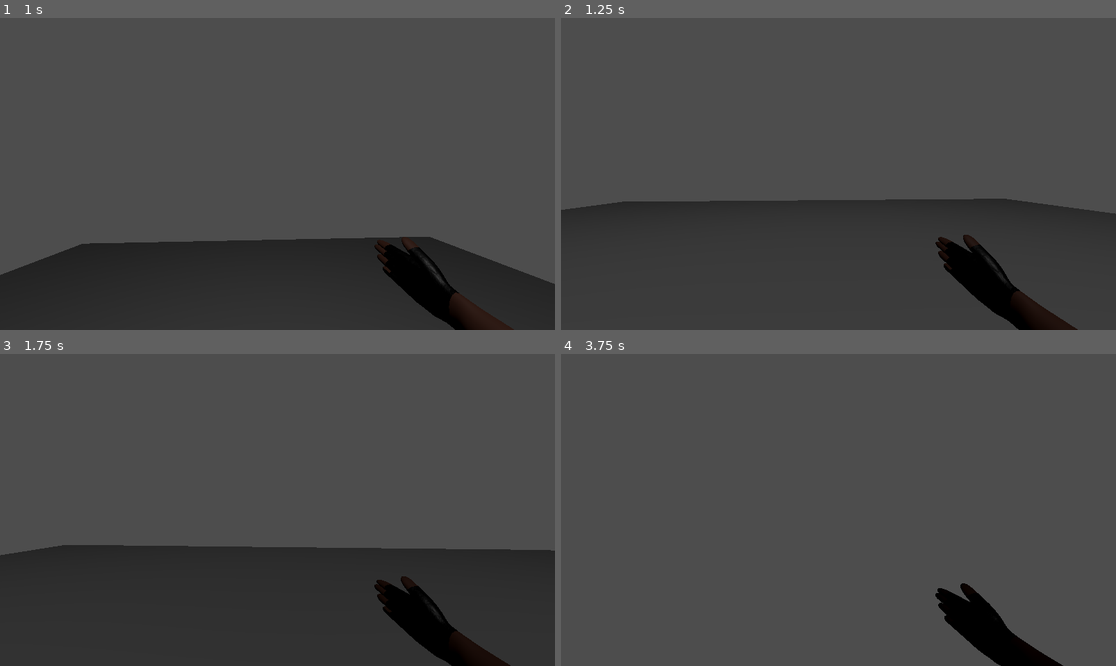
Above: before the commit, frames 1-4 (two rows, left to right).
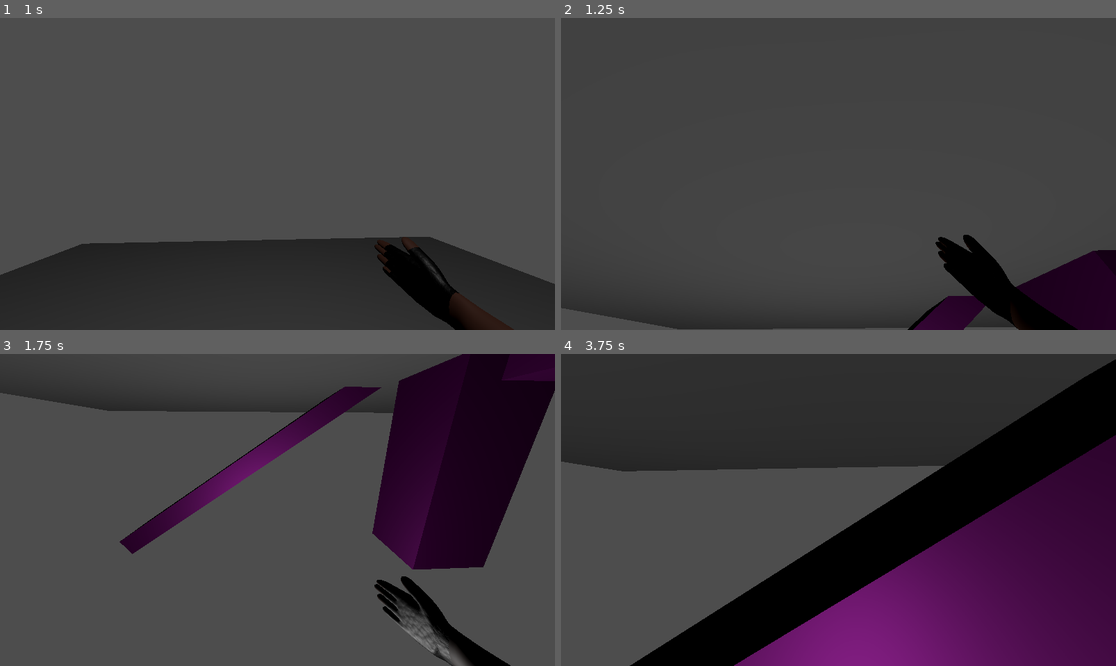
Above: after the commit, the same moments.

Repository: big-man-brendan/Vertigo
Game: Godot game, scene res://Scenes/test_bench.tscn
Same seed, same stepped clock (60 frames per second), same inputs: the game is played once before the commit and once after it.
Inputs (mouse positions are in pixels of both pictures, inside the frame that each line leads up to):
- Up to frame 1 (1 s): tap Enter (ui_accept) at 0.5, 0.77 s; move the mouse to (305, 174) at 0.52 s; hold W (Forward) from 0.53 s (still down); hold Shift (Shift) from 0.53 s (still down)
- Up to frame 2 (1.25 s): keep holding W (Forward); keep holding Shift (Shift)
- Up to frame 3 (1.75 s): keep holding W (Forward); move the mouse to (249, 510) at 1.27 s; release Shift (Shift) at 1.28 s; tap Shift (Shift) at 1.35 s; tap Enter (ui_accept) at 1.52 s
- Up to frame 4 (3.75 s): keep holding W (Forward); move the mouse to (849, 503) at 2.02 s; hold Shift (Shift) 2.03-2.78 s; tap Alt at 2.1 s; move the mouse to (832, 516) at 2.77 s; tap Shift (Shift) at 2.85 s; tap Enter (ui_accept) at 3.02 s; move the mouse to (877, 513) at 3.52 s; hold Shift (Shift) from 3.53 s (still down)

Frame 1 is identical in both runs. In frame 2, 6.0% of the frame differs, in the area x 0-100%, y 57-100%; in frame 3, 58%; in frame 4, 74%, in the area x 0-100%, y 0-100%.

Commit message:
Added rolling for real this time. Its a bit geeked still :-p

Diff:
--- a/Scenes/player.tscn
+++ b/Scenes/player.tscn
@@ -1,7 +1,7 @@
 [gd_scene format=3 uid="uid://cq7dehoggxw7w"]
 
 [ext_resource type="Script" uid="uid://iio56ia0yxmv" path="res://Scripts/player.gd" id="1_v0iea"]
-[ext_resource type="Script" uid="uid://u3bpucn4kn8u" path="res://Scripts/camera_3d.gd" id="2_6t5aa"]
+[ext_resource type="Script" uid="uid://df10xj7rk4vym" path="res://Scripts/head.gd" id="2_6t5aa"]
 [ext_resource type="PackedScene" uid="uid://lnj3jioxstlu" path="res://Assets/right_hand.glb" id="2_cvnsp"]
 
 [sub_resource type="CapsuleShape3D" id="CapsuleShape3D_v0iea"]
@@ -13,12 +13,12 @@
 shape = SubResource("CapsuleShape3D_v0iea")
 
 [node name="Head" type="Node3D" parent="." unique_id=609707121]
+script = ExtResource("2_6t5aa")
 
 [node name="Camera3D" type="Camera3D" parent="Head" unique_id=1991187671]
 current = true
-script = ExtResource("2_6t5aa")
 
 [node name="right_hand" parent="Head/Camera3D" unique_id=2080185 instance=ExtResource("2_cvnsp")]
 transform = Transform3D(0.012153143, 0.06380893, 0.0023917016, -0.06384118, 0.012190504, -0.00083301787, -0.0012663071, -0.0021933129, 0.06495062, 0.9001882, -0.738808, -0.49)
 
-[connection signal="roll" from="." to="Head/Camera3D" method="_on_character_body_3d_roll"]
+[connection signal="roll" from="." to="Head" method="_on_character_body_3d_roll"]
--- a/Scripts/camera_3d.gd
+++ /dev/null
@@ -1,15 +0,0 @@
-extends Camera3D
-
-
-# Called when the node enters the scene tree for the first time.
-func _ready() -> void:
-	pass # Replace with function body.
-
-
-# Called every frame. 'delta' is the elapsed time since the previous frame.
-func _process(delta: float) -> void:
-	pass
-
-
-func _on_character_body_3d_roll() -> void:
-	pass
--- /dev/null
+++ b/Scripts/head.gd
@@ -0,0 +1,20 @@
+extends Node3D
+
+var rolling = false
+var old_rotation = 0.0
+
+func _ready() -> void:
+	pass
+
+func _process(delta: float) -> void:
+	if rolling:
+		rotation.x -= 0.2
+
+		if abs(rotation.x - old_rotation) >= 2 * PI:
+			rotation.x = old_rotation
+			rolling = false
+
+func _on_character_body_3d_roll() -> void:
+	if !rolling:
+		old_rotation = rotation.x
+		rolling = true
--- a/Scripts/player.gd
+++ b/Scripts/player.gd
@@ -12,6 +12,7 @@
 
 signal roll
 
+var rolling = false
 func _ready() -> void:
 	Input.set_mouse_mode(Input.MOUSE_MODE_CAPTURED)
 
@@ -263,10 +264,11 @@
 
 
 	if old_y_velocity < -10:
+		old_y_velocity = 0
 		print("You gotta roll")
 		if Input.is_action_pressed("Shift"):
 			print("roll")
-
+			emit_signal("roll")
 
 
 
Not shown, removed: Scripts/camera_3d.gd.uid
Not shown, added: Scripts/head.gd.uid
